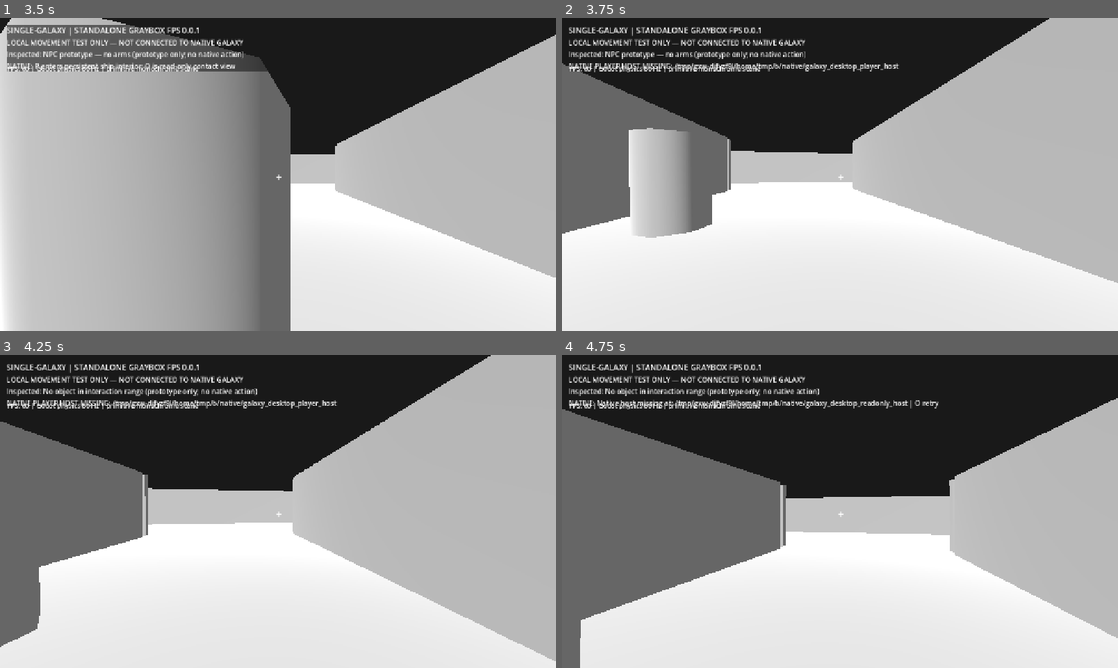
Above: before the commit, frames 1-4 (two rows, left to right).
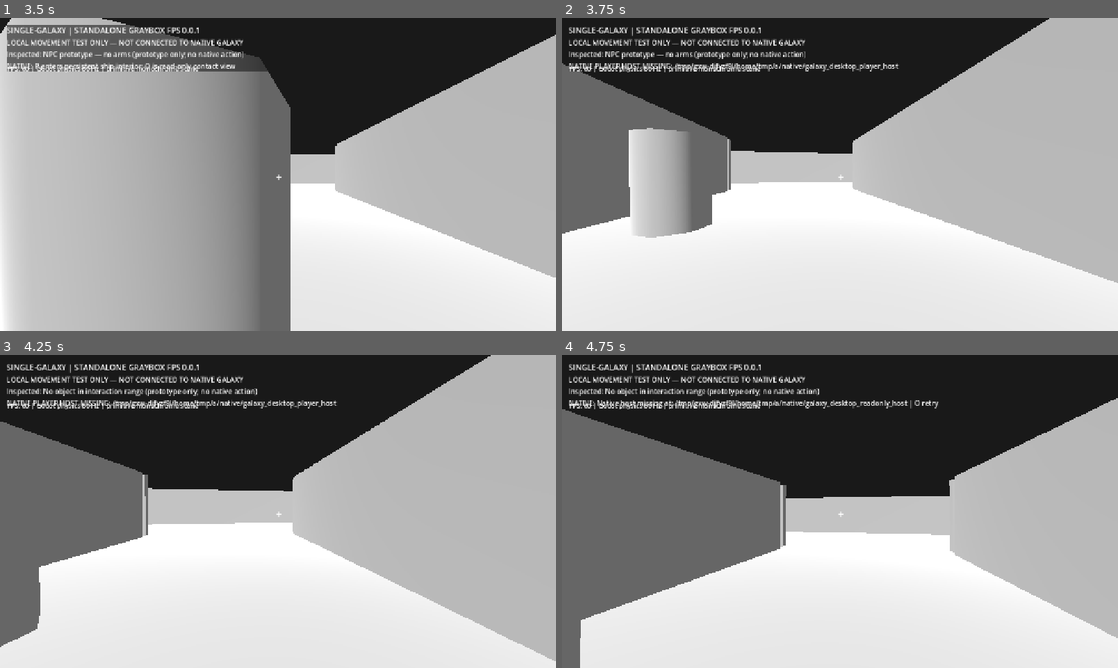
Above: after the commit, the same moments.

Repository: vjmichael/Single-galaxy
Game: Godot game, scene res://world/main.tscn
Two runs of this game, one before a commit and one after it. Both use one fixed random seed, a clock stepped at 60 frames per second and the inputs below.
Inputs (mouse positions are in pixels of both pictures, inside the frame that each line leads up to):
- Up to frame 1 (3.5 s): tap Enter at 0.5 s; move the mouse to (305, 174) at 0.52 s; hold W (fps_forward) from 0.53 s (still down); tap E (fps_inspect) at 0.6, 1.35, 2.3, 3.05 s; click (305, 174) at 0.67 s; tap Space (fps_jump) at 0.77, 1.52, 3.02 s; move the mouse to (250, 174) at 1.27 s; click (250, 174) at 1.42 s; move the mouse to (289, 168) at 2.02 s; hold Shift (fps_run) 2.03-2.78 s; click (289, 168) at 2.17 s; move the mouse to (272, 180) at 2.77 s; tap B at 2.85 s; click (272, 180) at 2.92 s
- Up to frame 2 (3.75 s): keep holding W (fps_forward); move the mouse to (878, 177) at 3.52 s; tap P at 3.6 s; click (878, 177) at 3.67 s
- Up to frame 3 (4.25 s): keep holding W (fps_forward); tap Space (fps_jump) at 3.77 s; tap E (fps_inspect) at 3.8 s
- Up to frame 4 (4.75 s): keep holding W (fps_forward); move the mouse to (795, 508) at 4.27 s; tap O at 4.35 s; click (795, 508) at 4.42 s; tap Space (fps_jump) at 4.52 s; tap E (fps_inspect) at 4.55 s

Frame 1 is identical in both runs. In frame 2, 0.2% of the frame differs, in the area x 38-61%, y 14-18%; in frame 3, 0.2%; in frame 4, 0.2%, in the area x 38-68%, y 14-18%.

Commit message:
FP3D-03A: bind E to native-only cockpit seat intent and lock walking when seated

Diff:
--- a/desktop_godot/world/player_controller.gd
+++ b/desktop_godot/world/player_controller.gd
@@ -4,10 +4,18 @@
 
 signal inspected(display_name: String)
 signal native_motion_intent(heading: Vector3)
+signal native_seat_intent()
+var native_seated := false
 var authoritative_mode := false
 
 func use_native_authority(enabled: bool) -> void:
 	authoritative_mode = enabled
+	if not enabled:
+		native_seated = false
+	velocity = Vector3.ZERO
+
+func use_native_seat(seated: bool) -> void:
+	native_seated = seated
 	velocity = Vector3.ZERO
 
 const WALK_SPEED := 5.0
@@ -60,9 +68,12 @@
 		# C++ operation-journal transaction may advance the player position.
 		velocity = Vector3.ZERO
 		if Input.mouse_mode == Input.MOUSE_MODE_CAPTURED and get_window().has_focus():
-			var axis := Input.get_vector("fps_left", "fps_right", "fps_forward", "fps_backward")
-			var direction := (global_transform.basis * Vector3(axis.x, 0.0, axis.y)).normalized()
-			native_motion_intent.emit(direction)
+			if Input.is_action_just_pressed("fps_inspect"):
+				native_seat_intent.emit()
+			if not native_seated:
+				var axis := Input.get_vector("fps_left", "fps_right", "fps_forward", "fps_backward")
+				var direction := (global_transform.basis * Vector3(axis.x, 0.0, axis.y)).normalized()
+				native_motion_intent.emit(direction)
 		return
 	# The arrow keys NEVER generate thrust while on foot. No input auto-repeat needed.
 	if not is_on_floor():
